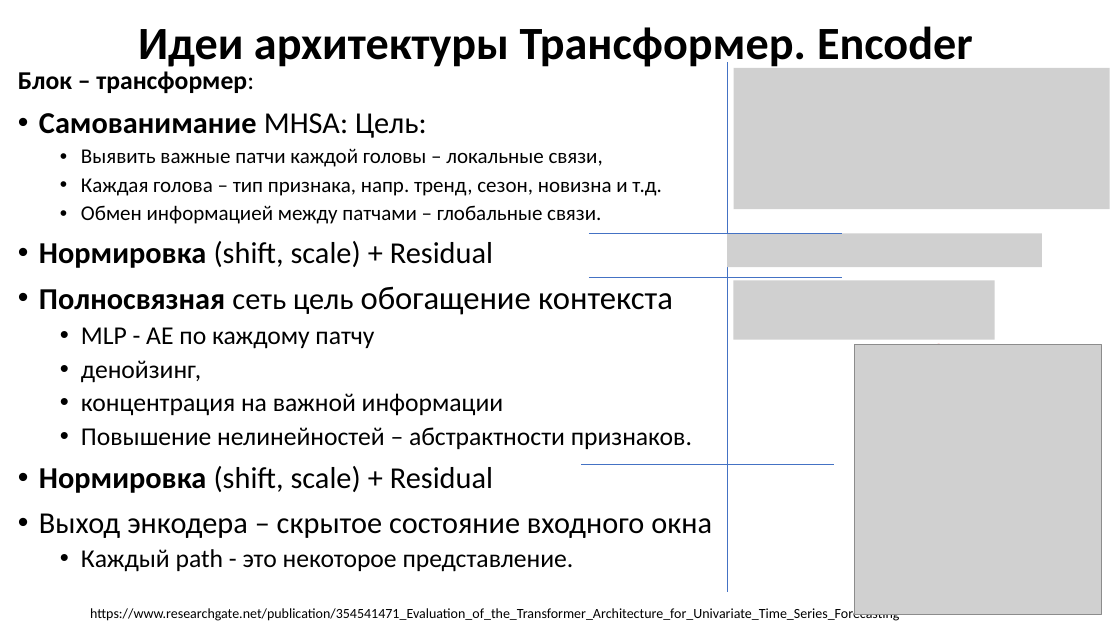
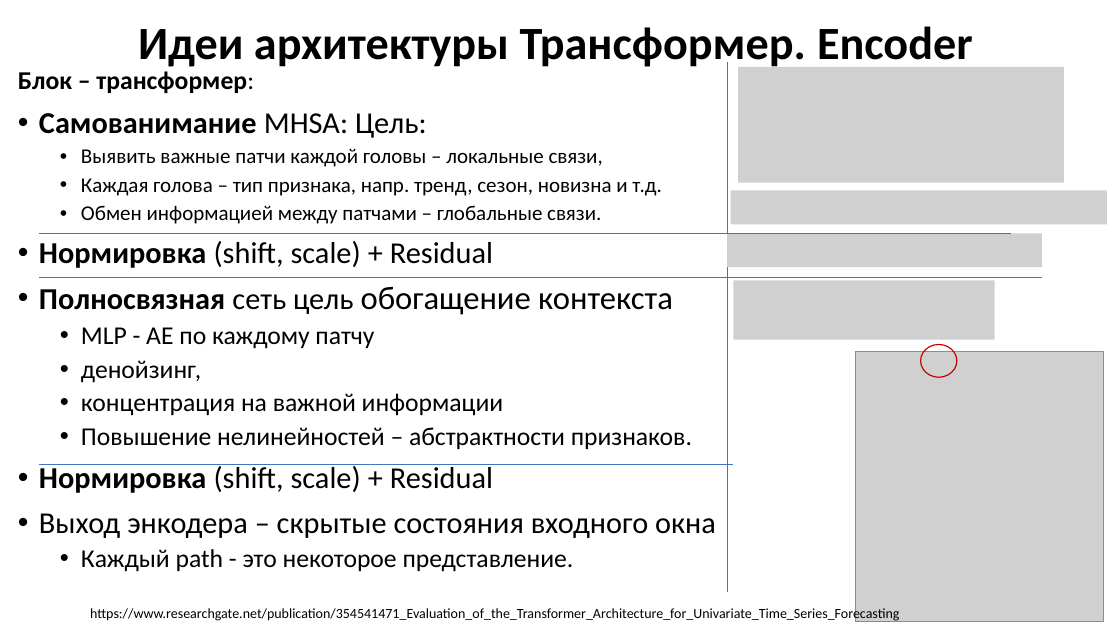
Before and after one commit to MVRonkin/TimeSeriesCourse, a slide deck: slide 12 of 2025/LEC/07-3 Transformers.pptx. Drawn at 1120x630 pixels with LibreOffice and Linux fonts; fonts in the diff are those of the drawing; grey boxes stand for pictures. Boxes give left, top, right and bottom in pixels: in the first picture for what was removed or moved away, otherwise in the second. Text is boxed around its words. In the diff, an @@ line names an element or a change of style, - is before the commit and + after.

```diff
--- a/2025/LEC/07-3 Transformers.pptx
+++ b/2025/LEC/07-3 Transformers.pptx
@@ picture: place and size @@
-picture at (734, 68, 1110, 209)
+picture at (739, 67, 1065, 183)
@@ picture added at (731, 191, 1107, 224) @@
@@ line moved from (589, 234) - (842, 234) to (39, 234) - (1012, 234) @@
@@ line moved from (589, 277) - (842, 277) to (39, 277) - (1043, 277) @@
@@ picture: place and size @@
-picture at (854, 344, 1102, 615)
+picture at (856, 351, 1103, 622)
@@ line moved from (581, 464) - (834, 464) to (39, 464) - (734, 464) @@
@@ text at (39, 513, 716, 538): text changed @@
-• Выход энкодера – скрытое состояние входного окна
+• Выход энкодера – скрытые состояния входного окна
```
Also in this commit, not shown: 5 other slides changed, 1 slide added, 1 slide removed.
